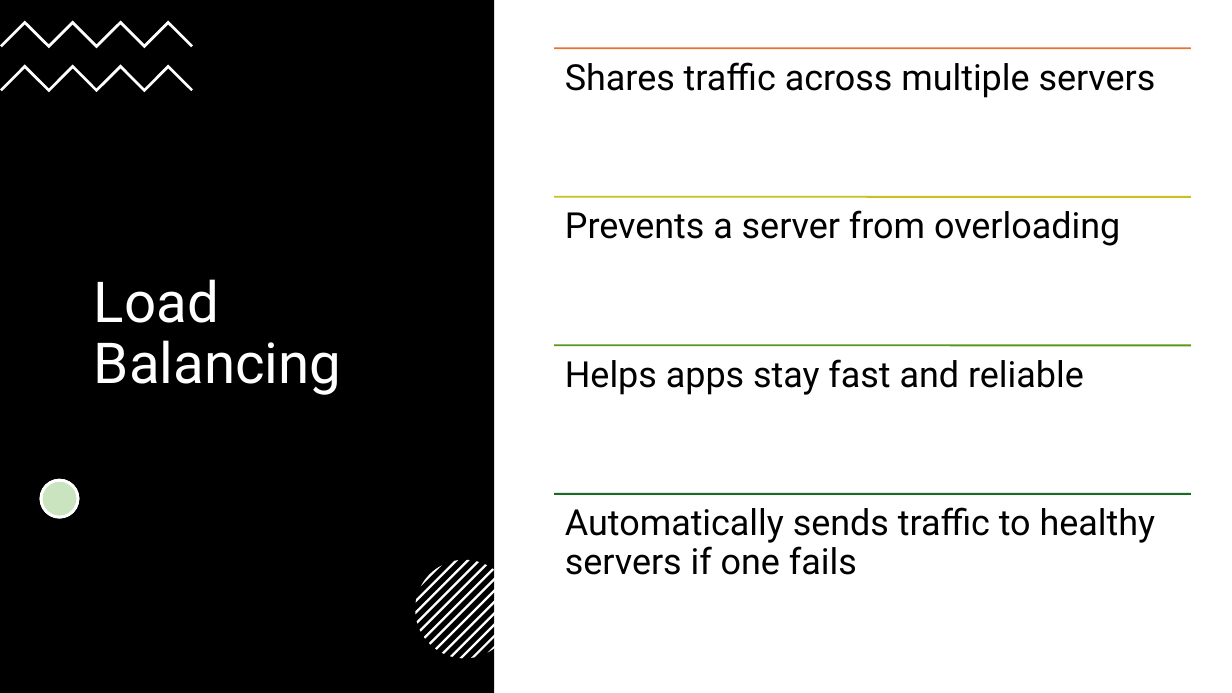
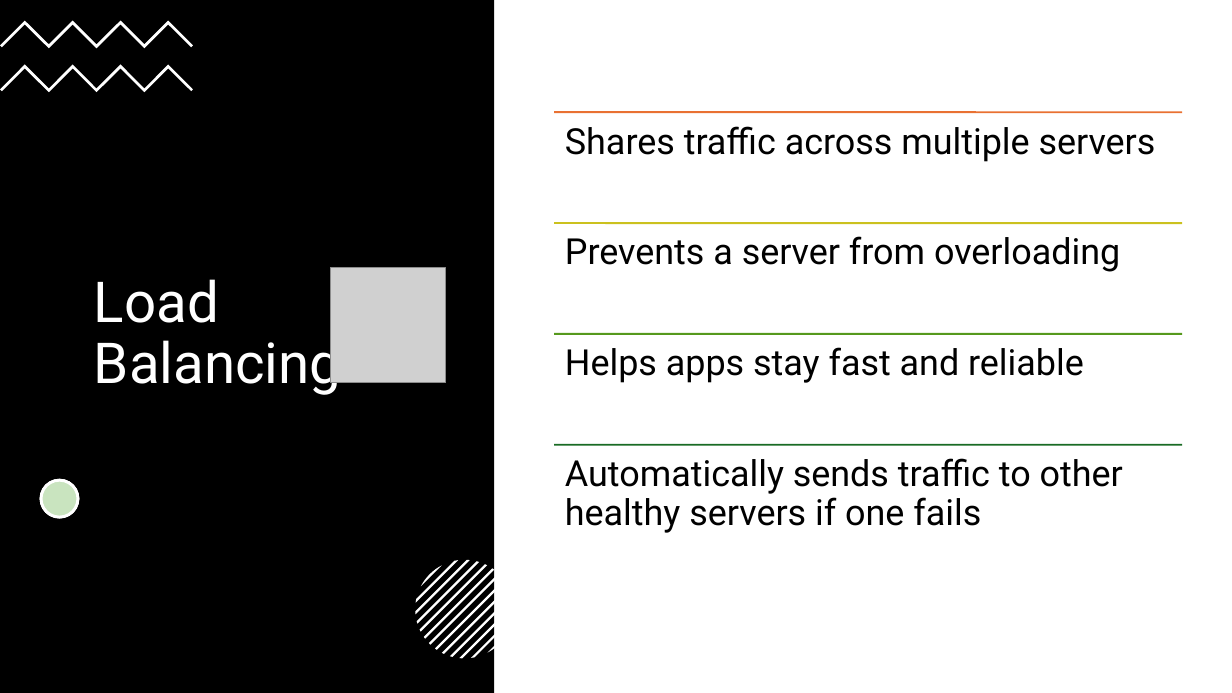
Before and after one commit to mikebaradaran/mod5-L3, a slide deck: slide 6 of ADXD2SD3M5-V1.1/Mod5 Mike/Cloud/1-What Is Cloud Computing.pptx. Drawn at 1232x693 pixels with LibreOffice and Linux fonts; fonts in the diff are those of the drawing; grey boxes stand for pictures. Boxes give left, top, right and bottom in pixels: in the first picture for what was removed or moved away, otherwise in the second. Text is boxed around its words. In the diff, an @@ line names an element or a change of style, - is before the commit and + after.

```diff
--- a/ADXD2SD3M5-V1.1/Mod5 Mike/Cloud/1-What Is Cloud Computing.pptx
+++ b/ADXD2SD3M5-V1.1/Mod5 Mike/Cloud/1-What Is Cloud Computing.pptx
@@ text "Shares traffic across multiple servers": place and size @@
-text "Shares traffic across multiple servers" at box(565, 62, 1156, 98)
+text "Shares traffic across multiple servers" at box(565, 126, 1156, 162)
@@ line moved from (555, 48) - (1191, 48) to (555, 112) - (1182, 112) @@
@@ text "Prevents a server from overloading": place and size @@
-text "Prevents a server from overloading" at box(565, 210, 1120, 246)
+text "Prevents a server from overloading" at box(565, 236, 1120, 272)
@@ line moved from (555, 197) - (1191, 197) to (555, 223) - (1182, 223) @@
@@ picture added at box(331, 268, 445, 383) @@
@@ text "Helps apps stay fast and ...": place and size @@
-text "Helps apps stay fast and ..." at box(565, 359, 1084, 395)
+text "Helps apps stay fast and ..." at box(565, 347, 1084, 383)
@@ line moved from (555, 346) - (1191, 346) to (555, 334) - (1182, 334) @@
@@ line moved from (555, 494) - (1191, 494) to (555, 445) - (1182, 445) @@
@@ text at box(565, 458, 1123, 533): text changed @@
-Automatically sends traffic to healthy servers if one fails
+Automatically sends traffic to other healthy servers if one fails
```
Also in this commit, not shown: 5 other slides changed, 3 other files.
